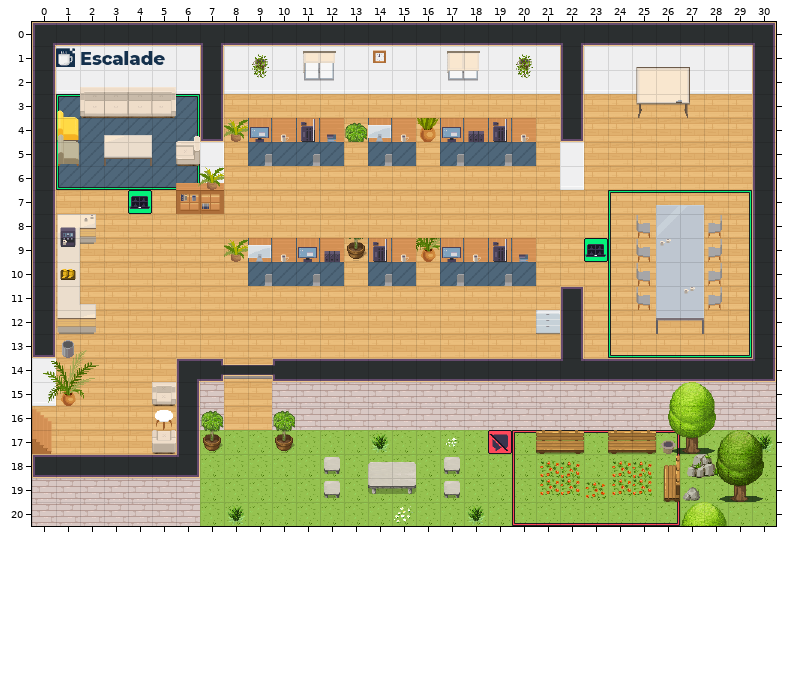
An edit to a level. Tiled map (JSON), office.tmj. Above: the version before the commit.
Cells are 32x32 px. Shown: x 0..30, y 0..20.
New version:
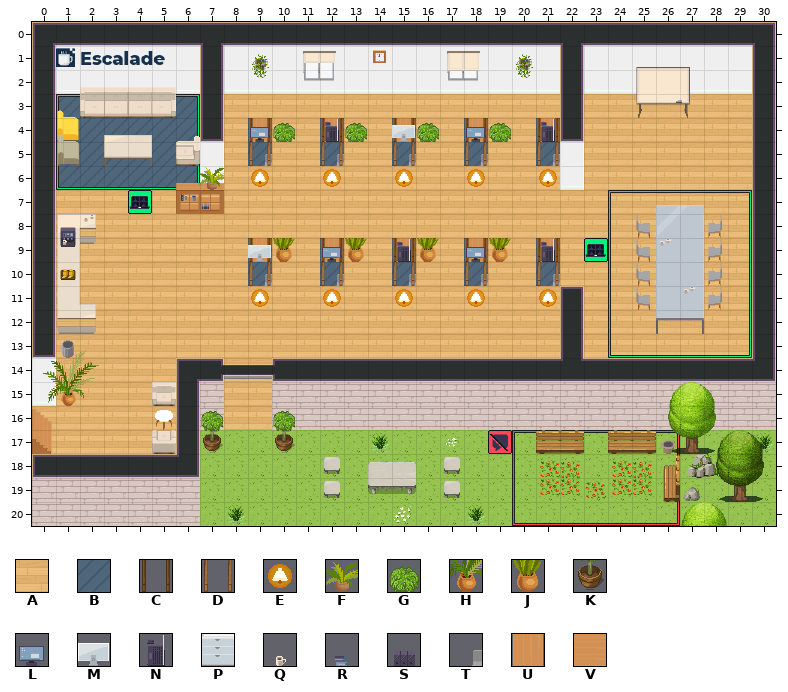
Key: from "Chunk 1": A 18, B 19, C 26, D 27, E 108; from "Chunk 2": F 0, G 1, H 2, J 3, K 4, L 5, M 6, N 7, P 11, Q 21, R 24, S 25, T 76, U 82, V 83.
_ is an empty cell, # one hidden under a higher layer.
What changed:
Layer "floor/floor1":
y 4: x 10..11 #B -> AA; x 14 B -> A; x 17 B -> A; x 19..21 B#A -> AAB
y 5: x 10..11 BB -> AA; x 14 B -> A; x 17 B -> A; x 19..21 BBA -> AAB
y 9: x 10..11 #B -> AA; x 14 B -> A; x 17 B -> A; x 19..21 B#A -> AAB
y 10: x 10..11 BB -> AA; x 14 B -> A; x 17 B -> A; x 19..21 BBA -> AAB
Layer "floor/floor2":
y 6: x 9 _ -> E; x 12 _ -> E; x 15 _ -> E; x 18 _ -> E; x 21 _ -> E
y 11: x 9 _ -> E; x 12 _ -> E; x 15 _ -> E; x 18 _ -> E; x 21 _ -> E
Layer "furniture/furniture1":
y 4: x 9 _ -> U; x 12 _ -> U; x 15 _ -> U; x 18 _ -> U; x 21 _ -> U
y 5: x 9 _ -> T; x 12 _ -> T; x 15 _ -> T; x 18 _ -> T; x 21 _ -> T
y 9: x 9 _ -> U; x 12 _ -> U; x 15 _ -> U; x 18 _ -> U; x 21 _ -> U
y 10: x 9 _ -> T; x 12 _ -> T; x 15 _ -> T; x 18 _ -> T; x 21 _ -> T
Layer "furniture/furniture2":
y 4: x 8..12 FUVUV -> _CG_C; x 14..21 UVJUVUV_ -> _CG_CG_C
y 5: x 9 T -> D; x 11..12 T_ -> _D; x 14..15 T_ -> _D; x 17..19 T_T -> _D_; x 21 _ -> D
y 9: x 8..21 FUVUVKUVHUVUV_ -> _CJ_CJ_CJ_CJ_C
y 10: x 9 T -> D; x 11..12 T_ -> _D; x 14..15 T_ -> _D; x 17..19 T_T -> _D_; x 21 _ -> D
y 12: x 21 P -> _
Layer "furniture/furniture3":
y 4: x 10..12 QNR -> __N; x 14..15 MQ -> _M; x 17..21 LSNQ_ -> _L__N
y 9: x 10..12 QLS -> __L; x 14..15 NQ -> _N; x 17..21 LQNR_ -> _L__N
